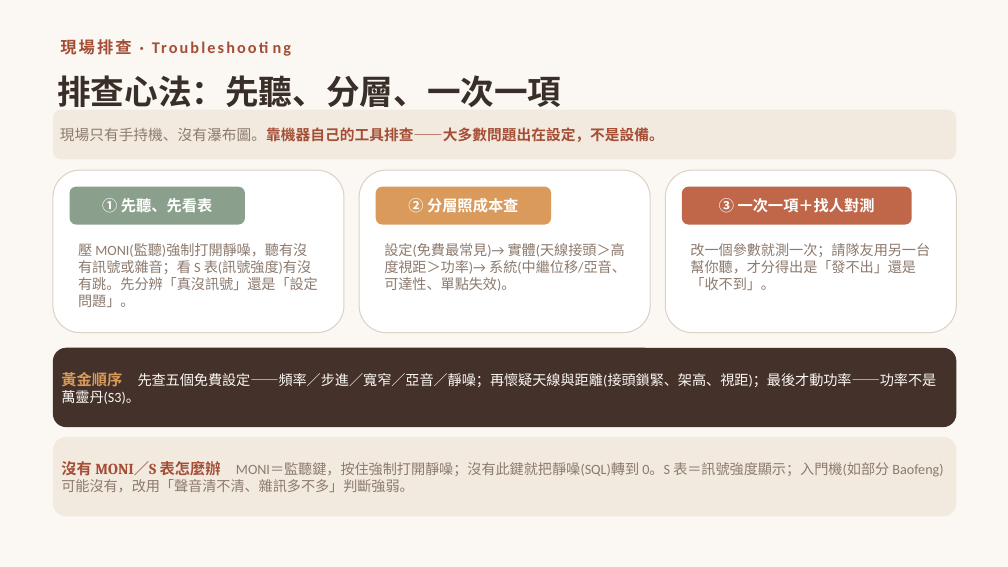
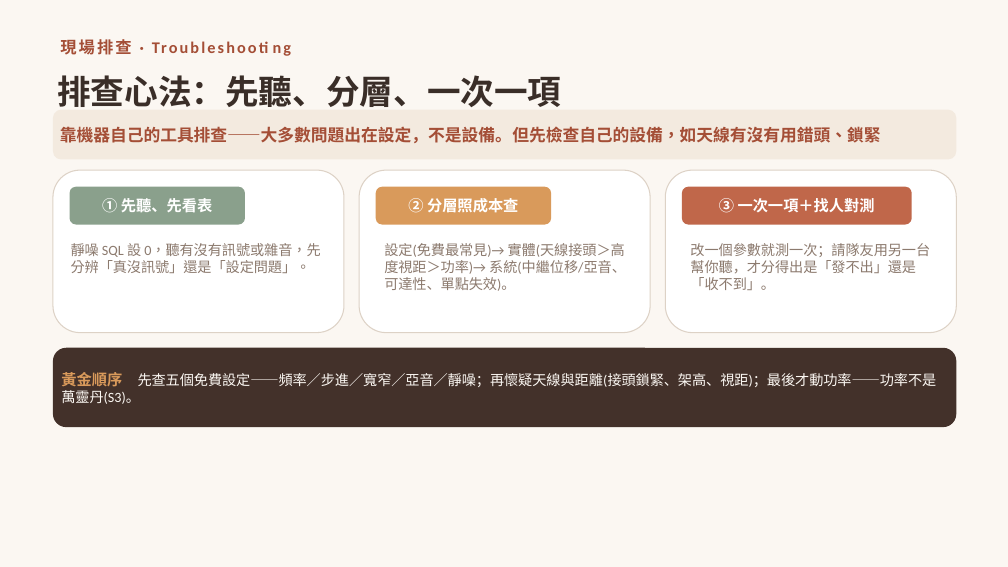
Before and after one commit to winson3QQ/Radio-Advanced, a slide deck: slide 42 of 投影片/進階無線電_課程投影片.pptx. Drawn at 1008x567 pixels with LibreOffice and Linux fonts; fonts in the diff are those of the drawing. Boxes give left, top, right and bottom in pixels: in the first picture for what was removed or moved away, otherwise in the second. Text is boxed around its words. In the diff, an @@ line names an element or a change of style, - is before the commit and + after.

```diff
--- a/投影片/進階無線電_課程投影片.pptx
+++ b/投影片/進階無線電_課程投影片.pptx
@@ text in rounded rectangle at [60, 126, 881, 143]: text changed; size 14 to 16 pt @@
-現場只有手持機、沒有瀑布圖。靠機器自己的工具排查——大多數問題出在設定，不是設備。
+靠機器自己的工具排查——大多數問題出在設定，不是設備。但先檢查自己的設備，如天線有沒有用錯頭、鎖緊
@@ text at [71, 243, 320, 273]: text changed @@
-壓 MONI(監聽)強制打開靜噪，聽有沒有訊號或雜音；看 S 表(訊號強度)有沒有跳。先分辨「真沒訊號」還是「設定問題」。
+靜噪 SQL 設 0，聽有沒有訊號或雜音，先分辨「真沒訊號」還是「設定問題」。
@@ rounded rectangle removed at [53, 437, 957, 516] @@
-沒有 MONI／S 表怎麼辦 MONI＝監聽鍵，按住強制打開靜噪；沒有此鍵就把靜噪(SQL)轉到 0。S 表＝訊號強度顯示；入門機(如部分 Baofeng)可能沒有，改用「聲音清不清、雜訊多不多」判斷強弱。
```
Also in this commit, not shown: 2 other slides changed.
